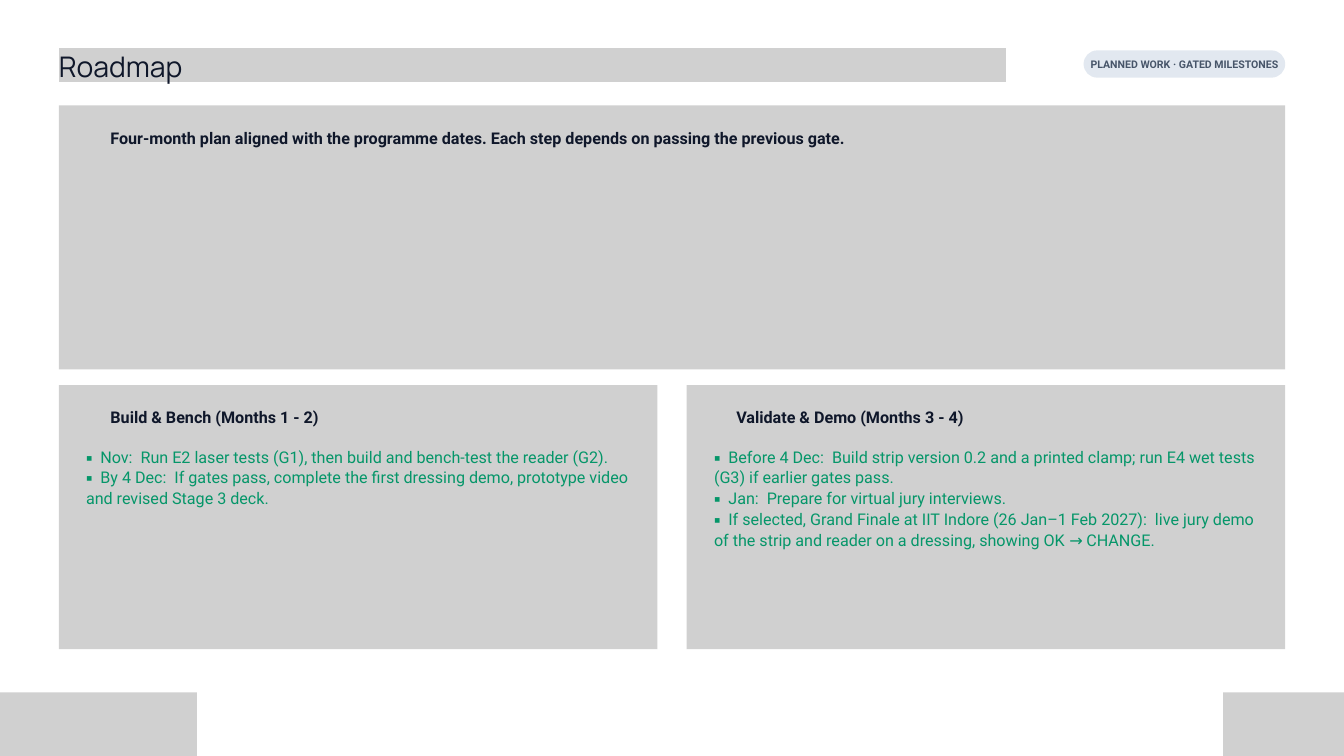
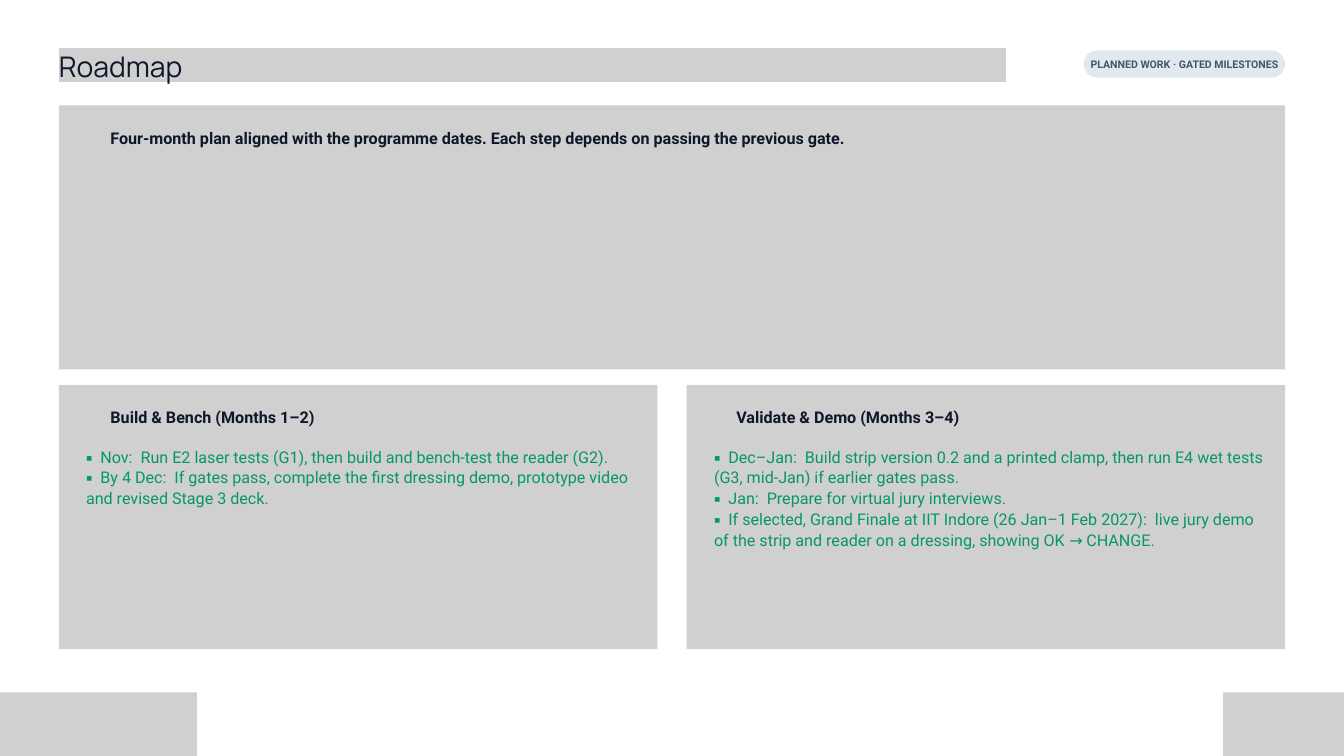
Before and after one commit to soham0777/dermasense-vishwakarma-2026, a slide deck: slide 15 of FINAL_SUBMISSION/Dermasense_VK26-IITI-HT-0050_Stage2.pptx. Drawn at 1344x756 pixels with LibreOffice and Linux fonts; fonts in the diff are those of the drawing; grey boxes stand for pictures; background and template pictures are left out. Boxes give left, top, right and bottom in pixels: in the first picture for what was removed or moved away, otherwise in the second. Text is boxed around its words. In the diff, an @@ line names an element or a change of style, - is before the commit and + after.

Commit message:
Final deck: roadmap dates match the chart (slide 15); cite refs 3 and 12

```diff
--- a/FINAL_SUBMISSION/Dermasense_VK26-IITI-HT-0050_Stage2.pptx
+++ b/FINAL_SUBMISSION/Dermasense_VK26-IITI-HT-0050_Stage2.pptx
@@ text at bbox=[110, 410, 314, 427]: text changed @@
-Build & Bench (Months 1 - 2)
+Build & Bench (Months 1–2)
@@ text at bbox=[736, 410, 959, 427]: text changed @@
-Validate & Demo (Months 3 - 4)
+Validate & Demo (Months 3–4)
@@ text at bbox=[714, 451, 1263, 487]: text changed @@
-▪ Before 4 Dec: Build strip version 0.2 and a printed clamp; run E4 wet tests (G3) if earlier gates pass.
+▪ Dec–Jan: Build strip version 0.2 and a printed clamp, then run E4 wet tests (G3, mid-Jan) if earlier gates pass.
```
Also in this commit, not shown: 2 other slides changed, 1 other file.
